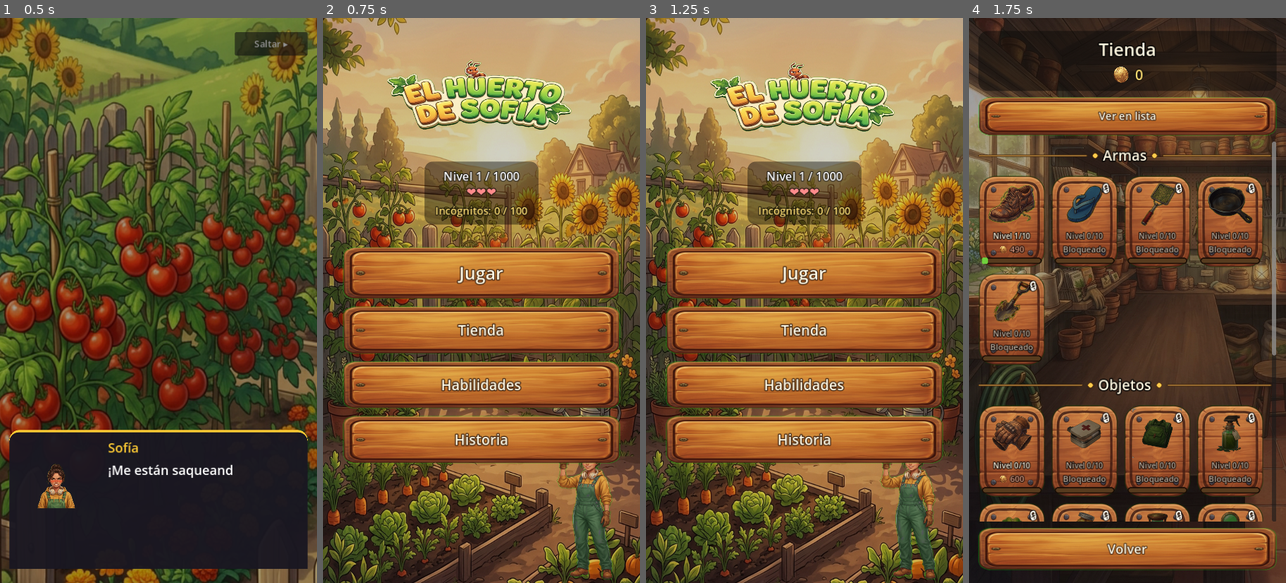
Above: before the commit, frames 1-4 (left to right).
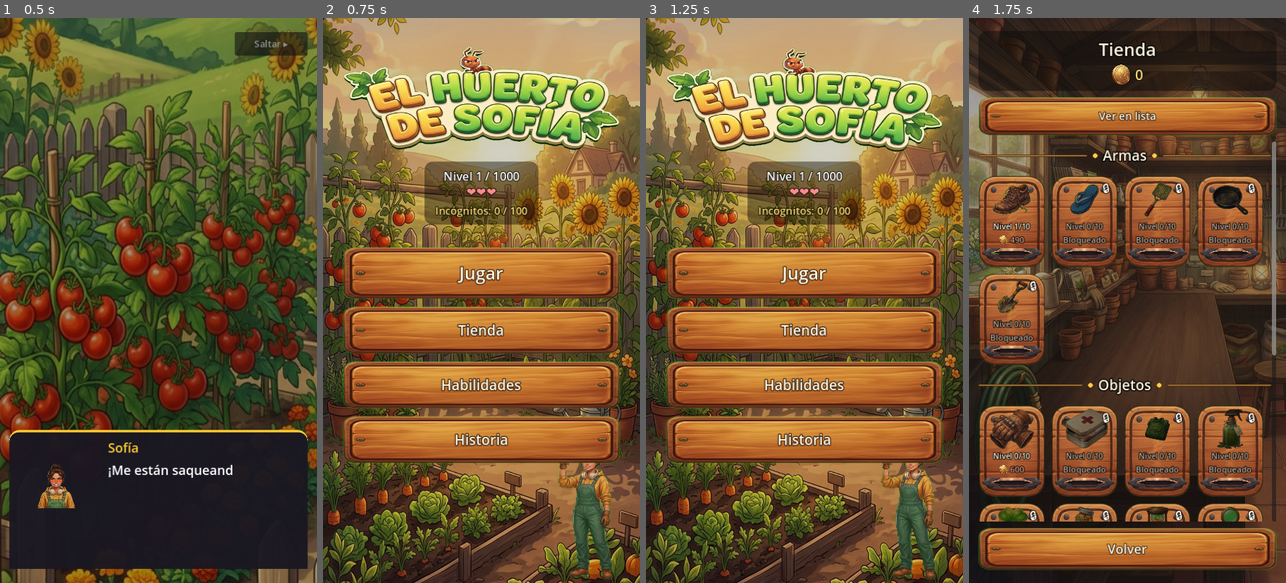
Above: after the commit, the same moments.

Repository: Nitanzw/Mikumemoria
Game: Godot game, scene res://scenes/story/story_intro.tscn
Two runs of this game, one before a commit and one after it. Both use one fixed random seed, a clock stepped at 60 frames per second and the inputs below.
Inputs:
- Up to frame 1 (0.5 s): no input
- Up to frame 2 (0.75 s): click "Saltar ▸" at 0.5 s
- Up to frame 3 (1.25 s): no input
- Up to frame 4 (1.75 s): click "Tienda" at 1.25 s

Frame 1 is identical in both runs. In frame 2, 9.2% of the frame differs, in the area x 6-94%, y 4-24%; in frame 3, 9.2%; in frame 4, 12%, in the area x 4-92%, y 8-90%.

Commit message:
Barras de nivel con arte real y recorte de 14 assets descuadrados
Las barras las había dibujado con StyleBoxFlat: dos rectángulos planos de
color, que se veían de plástico al lado del resto del arte. Ahora son tres
texturas generadas: la ranura con reborde de bronce, el relleno verde y el
dorado para cuando el artículo está completo.

Auditando por el mismo problema del marco verde aparecieron 14 assets con
el mismo defecto: lienzo de 128x128 con el dibujo ocupando 50x102. Como se
muestran con STRETCH_KEEP_ASPECT_CENTERED, cada ícono se dibujaba al
tamaño de su contenido, así que el trébol salía a la mitad del tamaño del
delantal. Recortados al getbbox, los casilleros quedan parejos.

Tres cosas del montaje de la barra que no son obvias y costaron tres
vueltas cada una:

Un NinePatchRect no puede dibujarse más angosto que sus dos puntas
juntas, así que con nivel 1 de 10 el relleno se salía de la ranura por la
izquierda; se resuelve recortando contra el contenedor.

El relleno va en un hijo del tamaño exacto del hueco, no del track
entero: si no, arranca sobre la punta redondeada y asoma fuera del canal.

Y los márgenes verticales del 9-slice no pueden sumar más que el alto: con
8 y 8 en una barra de 14px se degeneraba y se veía sólo el reborde. El
bar_track generado además traía un reborde de piedra de 20px sobre 89, que
tapaba la ranura al achicarlo.

Los insectos NO se recortaron a propósito: sus cuadros de caminata están
normalizados a una altura común para que la animación no palpite, y
recortar cada cuadro los recentraría uno por uno.

Co-Authored-By: Claude Opus 5 <noreply@anthropic.com>
Claude-Session: https://claude.ai/code/session_017CZQGSdpv5Kh1U4gJuW4s1

Diff:
--- a/scripts/menu/shop_ui.gd
+++ b/scripts/menu/shop_ui.gd
@@ -36,10 +36,16 @@
 const TILE := Vector2(114, 156)
 
 ## Alto de la barrita de nivel de cada casillero.
-const BAR_HEIGHT := 11.0
-const BAR_FILLED := Color(0.44, 0.82, 0.24)
-const BAR_FULL := Color(1.0, 0.78, 0.24)
-const BAR_TRACK := Color(0.34, 0.23, 0.12, 1.0)
+const BAR_HEIGHT := 18.0
+const BAR_TRACK_TEX := "res://assets/sprites/ui/bar_track.png"
+const BAR_FILL_TEX := "res://assets/sprites/ui/bar_fill.png"
+const BAR_FULL_TEX := "res://assets/sprites/ui/bar_fill_gold.png"
+## Los extremos redondeados no se pueden estirar: el 9-slice deja las
+## puntas fijas y estira sólo el tramo del medio.
+const BAR_CAP := 30
+## Cuánto entra la ranura respecto del borde del track.
+const GROOVE_INSET_X := 13.0
+const GROOVE_INSET_Y := 4.0
 const COIN_ICON := "res://assets/sprites/ui/coin.png"
 
 var _grid_view: bool = true
@@ -156,7 +162,7 @@
 	box.offset_left = 6.0
 	box.offset_right = -6.0
 	box.offset_top = 6.0
-	box.offset_bottom = -6.0
+	box.offset_bottom = -15.0
 	box.add_theme_constant_override("separation", 3)
 	button.add_child(box)
 
@@ -164,7 +170,7 @@
 	var path: String = _icon_path(item_id, is_weapon)
 	if path != "" and ResourceLoader.exists(path):
 		icon.texture = load(path)
-	icon.custom_minimum_size = Vector2(0, 58)
+	icon.custom_minimum_size = Vector2(0, 50)
 	icon.size_flags_vertical = Control.SIZE_EXPAND_FILL
 	icon.expand_mode = TextureRect.EXPAND_IGNORE_SIZE
 	icon.stretch_mode = TextureRect.STRETCH_KEEP_ASPECT_CENTERED
@@ -226,29 +232,55 @@
 	return badge
 
 ## Barra de nivel. Se pone dorada al estar completa, que es la señal de
-## que ya se puede pasar al siguiente eslabón de la cadena.
+## que ya se puede pasar al siguiente eslabón de la cadena. Antes eran
+## dos rectángulos planos dibujados a mano y se veían de plástico; ahora
+## son texturas 9-sliceadas, con las puntas redondeadas fijas.
 func _level_bar(level: int, max_level: int) -> Control:
-	var track := Panel.new()
+	var track := NinePatchRect.new()
 	track.custom_minimum_size = Vector2(0, BAR_HEIGHT)
 	track.mouse_filter = Control.MOUSE_FILTER_IGNORE
-	var track_style := StyleBoxFlat.new()
-	track_style.bg_color = BAR_TRACK
-	track_style.set_corner_radius_all(int(BAR_HEIGHT / 2.0))
-	track_style.border_color = Color(0.10, 0.05, 0.02, 0.95)
-	track_style.set_border_width_all(2)
-	track.add_theme_stylebox_override("panel", track_style)
+	if ResourceLoader.exists(BAR_TRACK_TEX):
+		track.texture = load(BAR_TRACK_TEX)
+	track.patch_margin_left = BAR_CAP
+	track.patch_margin_right = BAR_CAP
+	# Un 9-slice no puede dibujarse más angosto que sus dos puntas
+	# juntas: con el nivel 1 de 10 el relleno se salía de la ranura por
+	# la izquierda. Recortar contra la ranura lo resuelve sin tener que
+	# renunciar a las puntas redondeadas.
+	track.clip_contents = true
+	track.patch_margin_top = 5
+	track.patch_margin_bottom = 5
+
+	# El hueco real de la ranura, sin las puntas redondeadas: el relleno
+	# vive acá adentro. Sin esto arrancaba sobre la punta izquierda y se
+	# veía verde asomando fuera del canal.
+	var groove := Control.new()
+	groove.mouse_filter = Control.MOUSE_FILTER_IGNORE
+	groove.set_anchors_preset(Control.PRESET_FULL_RECT)
+	groove.offset_left = GROOVE_INSET_X
+	groove.offset_right = -GROOVE_INSET_X
+	groove.offset_top = GROOVE_INSET_Y
+	groove.offset_bottom = -GROOVE_INSET_Y
+	groove.clip_contents = true
+	track.add_child(groove)
 
 	if level > 0 and max_level > 0:
-		var fill := Panel.new()
+		var fill := NinePatchRect.new()
 		fill.mouse_filter = Control.MOUSE_FILTER_IGNORE
+		var texture_path := BAR_FULL_TEX if level >= max_level else BAR_FILL_TEX
+		if ResourceLoader.exists(texture_path):
+			fill.texture = load(texture_path)
+		fill.patch_margin_left = 10
+		fill.patch_margin_right = 10
+		fill.patch_margin_top = 4
+		fill.patch_margin_bottom = 4
 		fill.set_anchors_preset(Control.PRESET_LEFT_WIDE)
 		fill.anchor_right = clampf(float(level) / float(max_level), 0.0, 1.0)
+		fill.offset_left = 0.0
 		fill.offset_right = 0.0
-		var fill_style := StyleBoxFlat.new()
-		fill_style.bg_color = BAR_FULL if level >= max_level else BAR_FILLED
-		fill_style.set_corner_radius_all(3)
-		fill.add_theme_stylebox_override("panel", fill_style)
-		track.add_child(fill)
+		fill.offset_top = 0.0
+		fill.offset_bottom = 0.0
+		groove.add_child(fill)
 	return track
 
 ## Todo lo que el casillero necesita mostrar, en un solo lugar, para que
Binary file added: assets/sprites/ui/bar_fill.png
Not shown, added: assets/sprites/ui/bar_fill.png.import
Binary file added: assets/sprites/ui/bar_fill_gold.png
Not shown, added: assets/sprites/ui/bar_fill_gold.png.import
Binary file added: assets/sprites/ui/bar_track.png
Not shown, added: assets/sprites/ui/bar_track.png.import
Binary file changed: assets/sprites/ui/coin.png
Binary file changed: assets/sprites/ui/item_botas.png
Binary file changed: assets/sprites/ui/item_botiquin.png
Binary file changed: assets/sprites/ui/item_campo.png
Binary file changed: assets/sprites/ui/item_frasco.png
Binary file changed: assets/sprites/ui/item_guantes.png
(and 13 more such lines)
